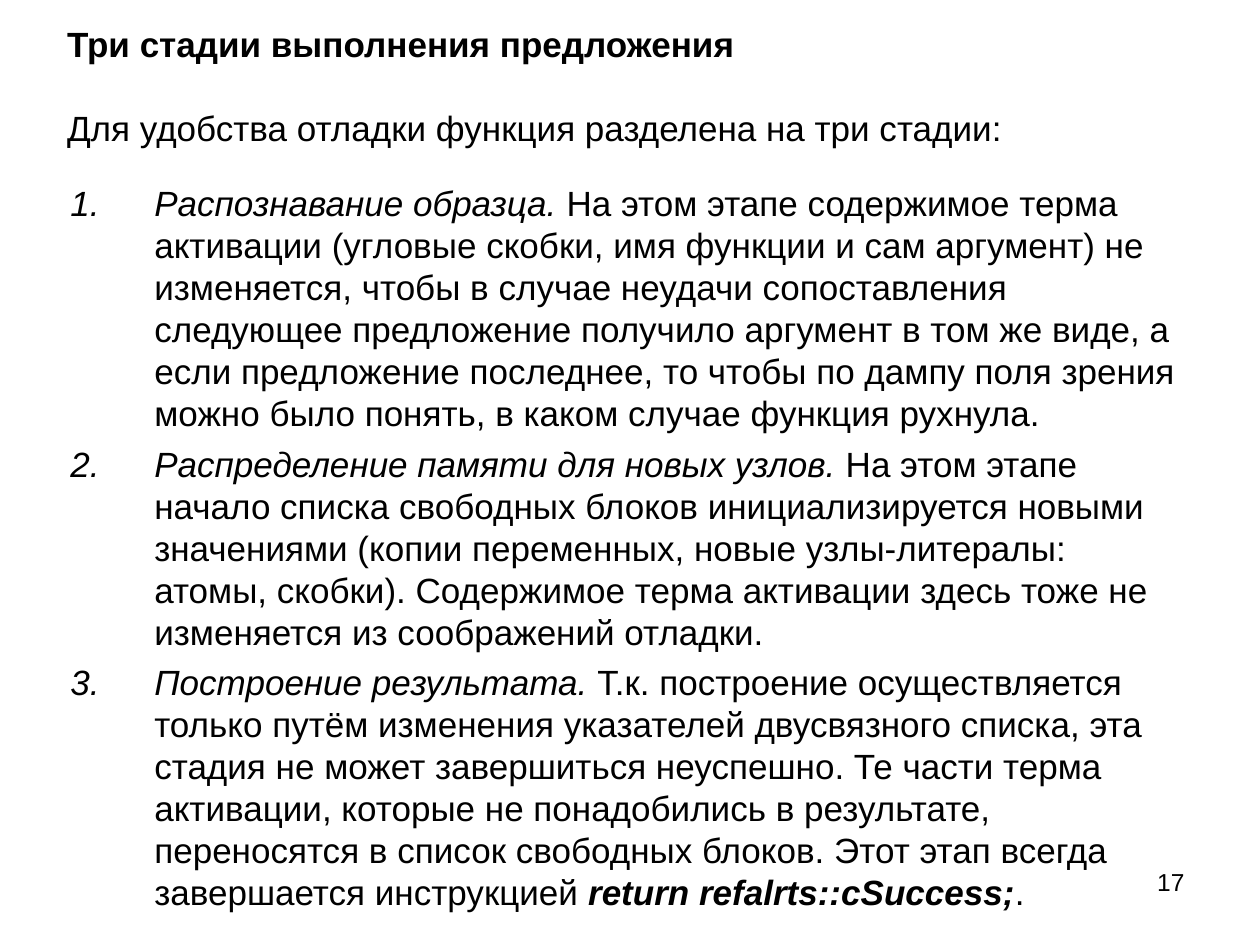
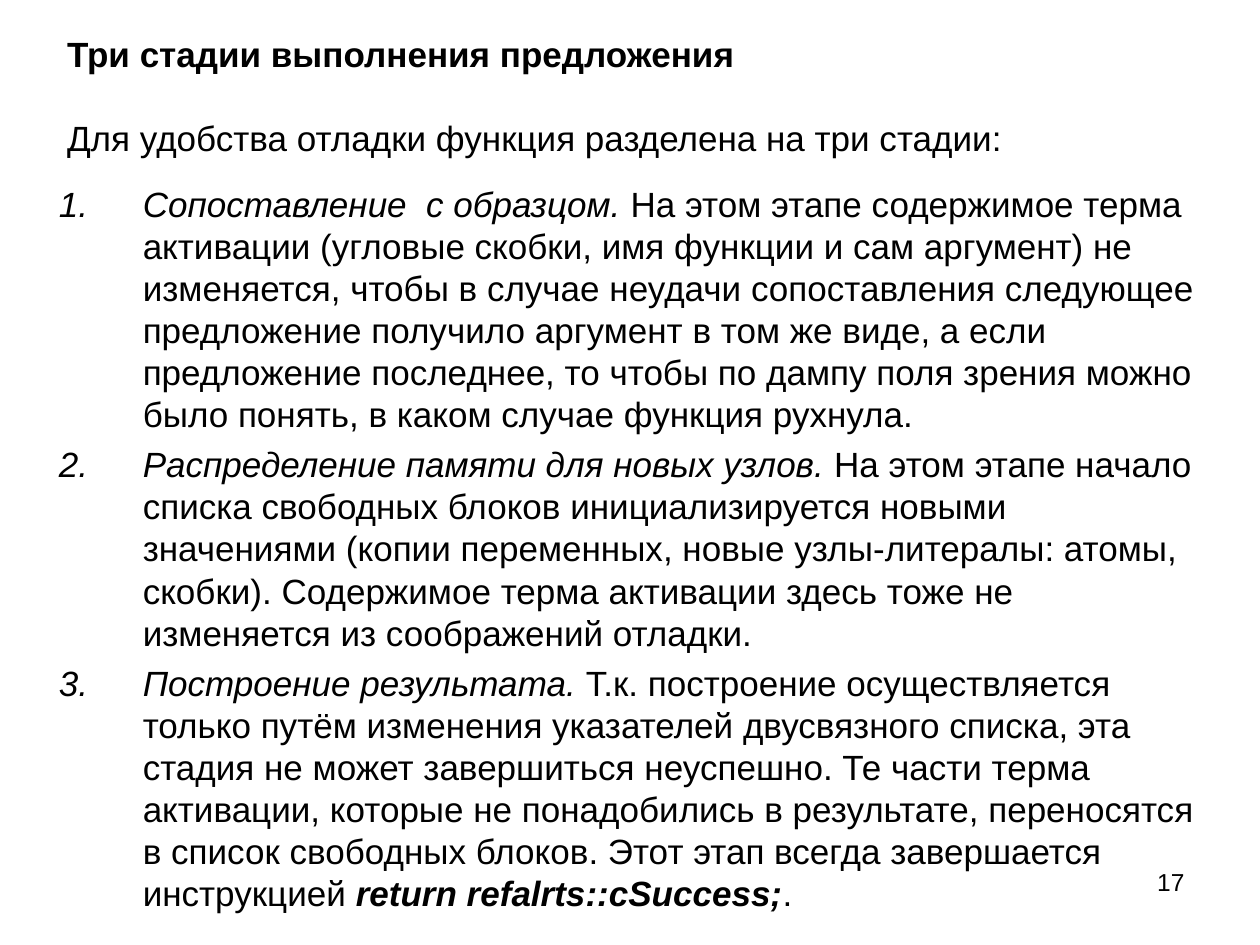
Before and after one commit to bmstu-iu9/refal-5-lambda, a slide deck: slide 17 of doc/Компилятор Простого Рефала.ppt. Drawn at 1260x945 pixels with LibreOffice and Linux fonts; fonts in the diff are those of the drawing. Boxes give left, top, right and bottom in pixels: in the first picture for what was removed or moved away, otherwise in the second. Text is boxed around its words. In the diff, an @@ line names an element or a change of style, - is before the commit and + after.

```diff
--- a/doc/Компилятор Простого Рефала.ppt
+++ b/doc/Компилятор Простого Рефала.ppt
@@ text "Три стадии выполнения предложения Для ...": place and size @@
-text "Три стадии выполнения предложения Для ..." at [67,33,1001,148]
+text "Три стадии выполнения предложения Для ..." at [67,43,1001,158]
@@ text "Сопоставление с образцом. На этом ...": place and size @@
-text "Сопоставление с образцом. На этом ..." at [154,190,1175,912]
+text "Сопоставление с образцом. На этом ..." at [143,191,1193,913]
@@ text at [143,191,1193,434]: text changed @@
-1. Распознавание образца. На этом этапе содержимое терма активации (угловые скобки, имя функции и сам аргумент) не изменяется, чтобы в случае неудачи сопоставления следующее предложение получило аргумент в том же виде, а если предложение последнее, то чтобы по дампу поля зрения можно было понять, в каком случае функция рухнула.
+1. Сопоставление с образцом. На этом этапе содержимое терма активации (угловые скобки, имя функции и сам аргумент) не изменяется, чтобы в случае неудачи сопоставления следующее предложение получило аргумент в том же виде, а если предложение последнее, то чтобы по дампу поля зрения можно было понять, в каком случае функция рухнула.
```
Also in this commit, not shown: 4 other slides changed, 2 other files.
